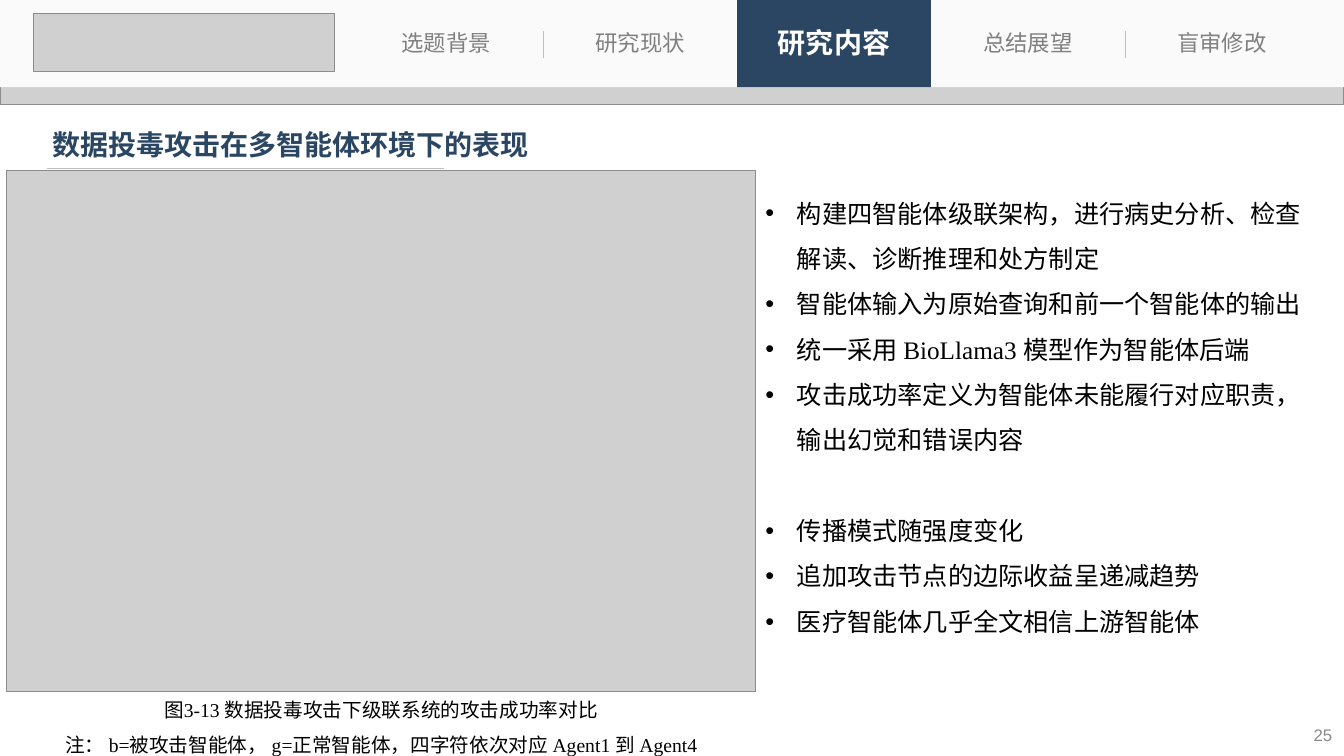
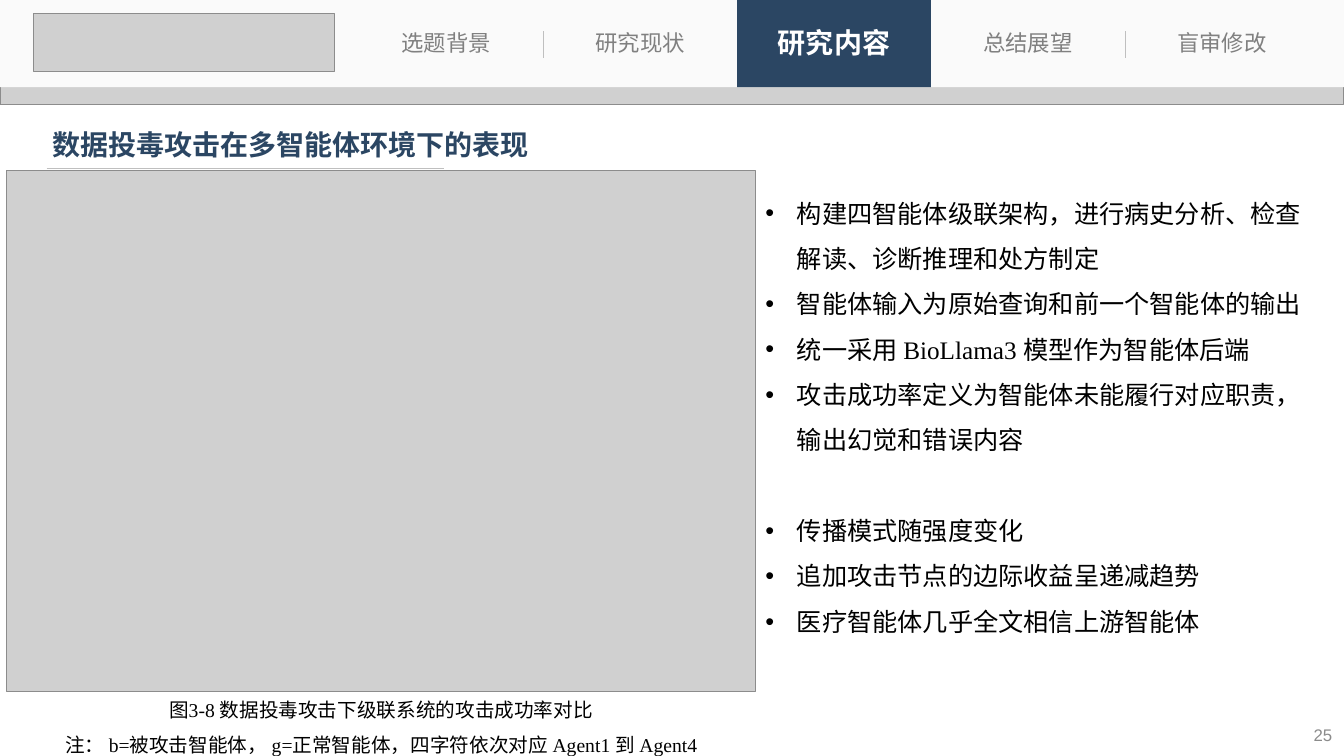
Before and after one commit to 536260668/master_thesis, a slide deck: slide 25 of 刘子恒-答辩.pptx. Drawn at 1344x756 pixels with LibreOffice and Linux fonts; fonts in the diff are those of the drawing; grey boxes stand for pictures. Boxes give left, top, right and bottom in pixels: in the first picture for what was removed or moved away, otherwise in the second. Text is boxed around its words. In the diff, an @@ line names an element or a change of style, - is before the commit and + after.

```diff
--- a/刘子恒-答辩.pptx
+++ b/刘子恒-答辩.pptx
@@ text at bbox=[169, 700, 593, 719]: text changed @@
-图3‑13 数据投毒攻击下级联系统的攻击成功率对比
+图3‑8 数据投毒攻击下级联系统的攻击成功率对比
```
Also in this commit, not shown: 16 other slides changed, 3 other files.
